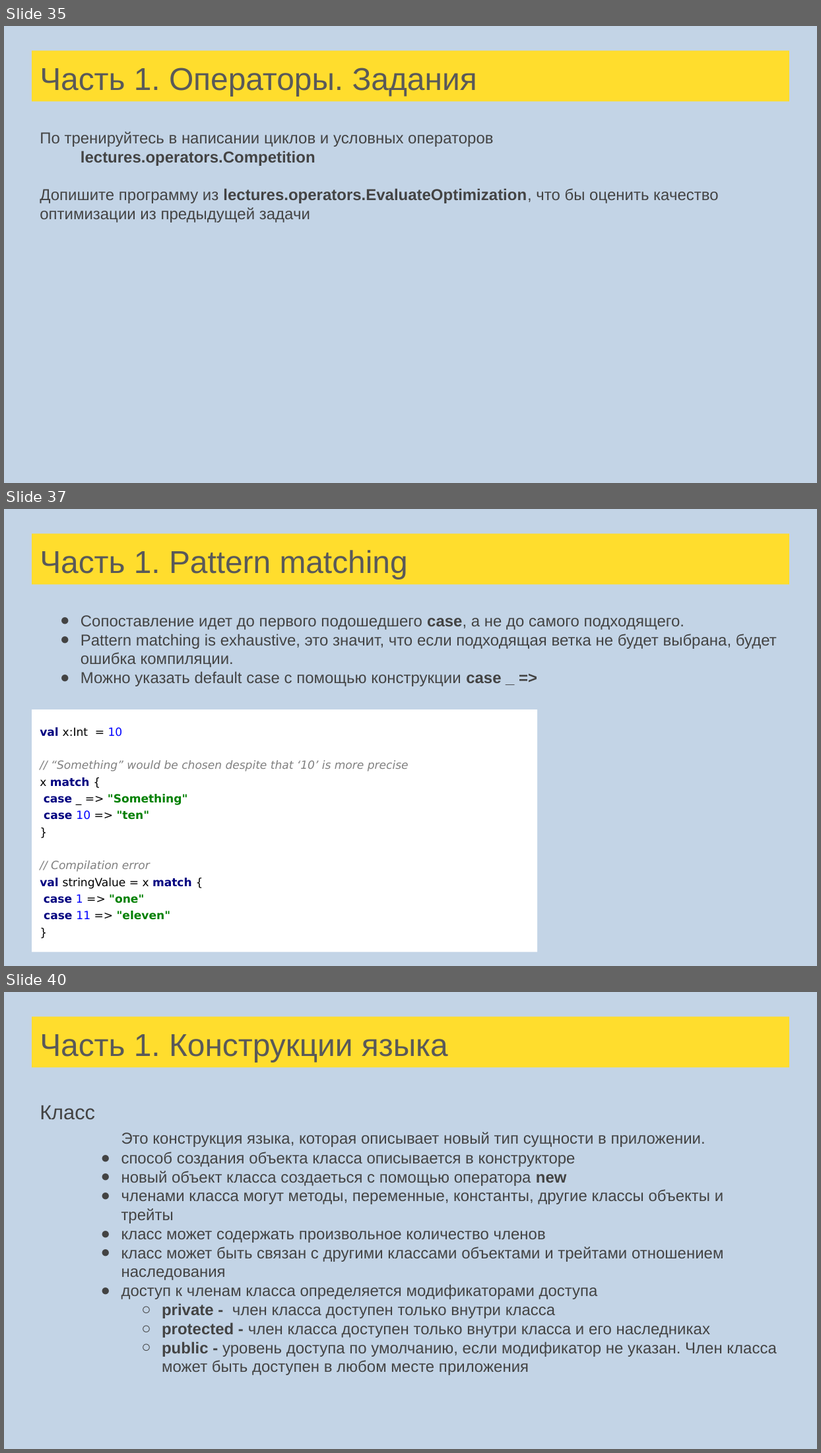
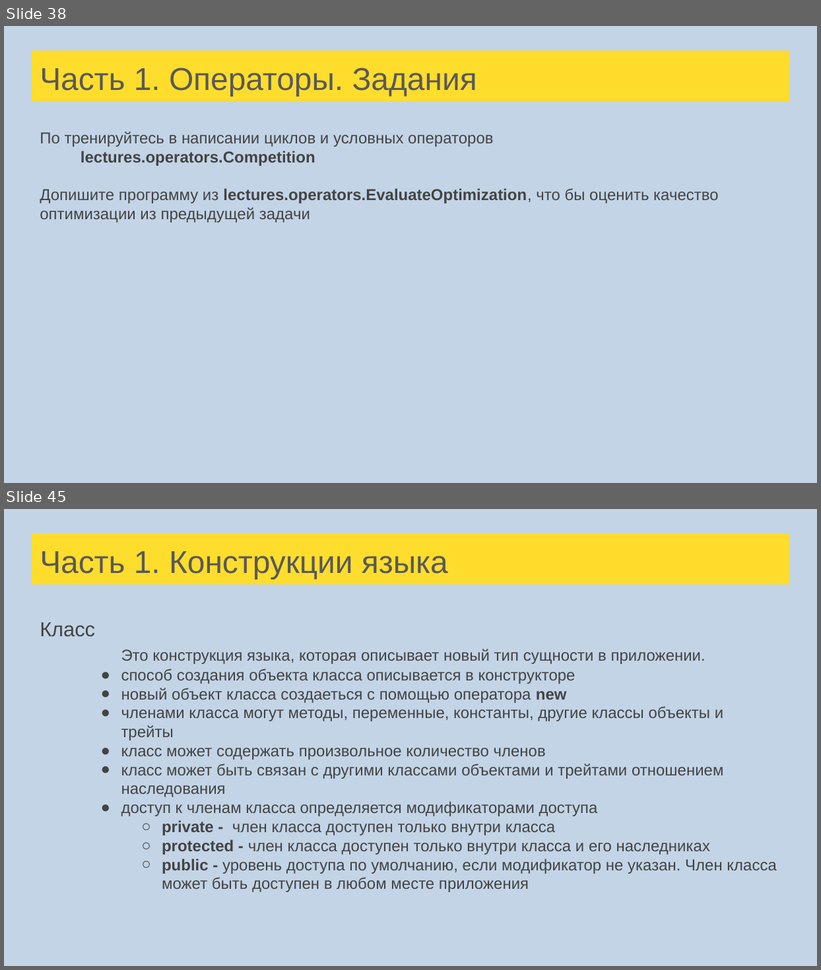
Before and after one commit to tralfamadore/ScalaLectures, a slide deck: src/main/resources/Лекции Scala для FinTech.pptx. Shown one above the other, each under a label of ours: slides 35, 37 and 40 before the commit, slides 38 and 45 after it; the slides between them are not shown. The pictures are 821x1453 and 821x970 pixels, drawn with LibreOffice and Linux fonts; fonts in the diff are those of the drawing. Boxes give left, top, right and bottom in pixels: in the first picture for what was removed or moved away, otherwise in the second. Text is boxed around its words. In the diff, an @@ line names an element or a change of style, - is before the commit and + after.

Commit message:
Pattern matching(without tasks) + function composition + partial functions start

```diff
--- a/src/main/resources/Лекции Scala для FinTech.pptx
+++ b/src/main/resources/Лекции Scala для FinTech.pptx
@@ slide 37 removed at <box>4,509,817,966</box>, background #C3D4E6 @@
@@ title removed at <box>32,533,789,585</box> @@
-Часть 1. Pattern matching
@@ text removed at <box>81,615,777,687</box> @@
-● Сопоставление идет до первого подошедшего case, а не до самого подходящего.
-● Pattern matching is exhaustive, это значит, что если подходящая ветка не будет выбрана, будет ошибка компиляции.
-● Можно указать default case c помощью конструкции case _ =>
@@ rectangle removed at <box>32,710,537,952</box> @@
-val x:Int = 10
-// “Something” would be chosen despite that ‘10’ is more precise
-x match {
-case _ => "Something"
-case 10 => "ten"
-}
-// Compilation error
-val stringValue = x match {
-case 1 => "one"
-case 11 => "eleven"
-}
@@ what was slide 35 is now slide 38 @@
@@ what was slide 40 is now slide 45 @@
```
Also in this commit, not shown: 6 slides changed, 7 slides added, 4 other files.
